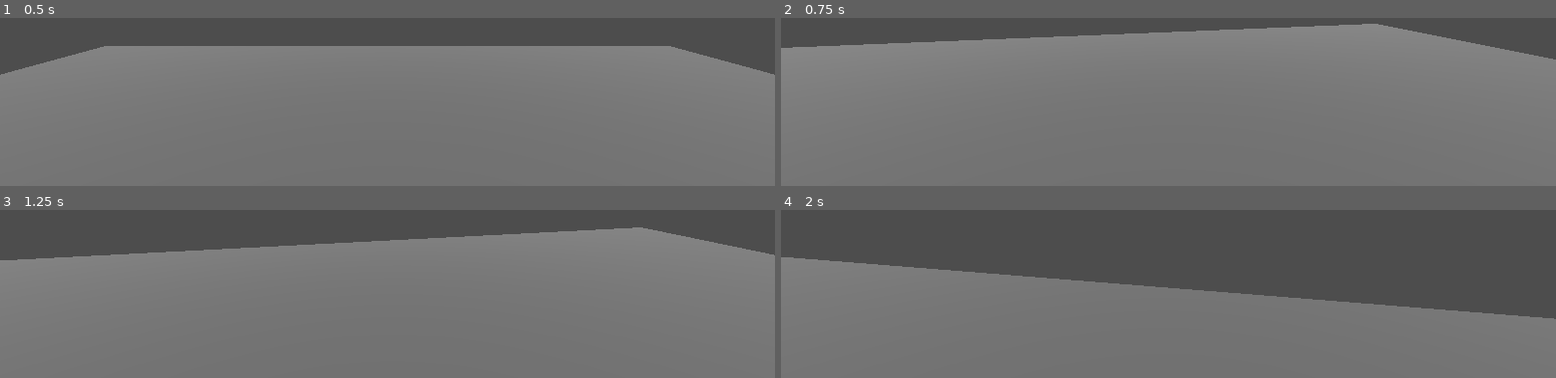
Above: before the commit, frames 1-4 (two rows, left to right).
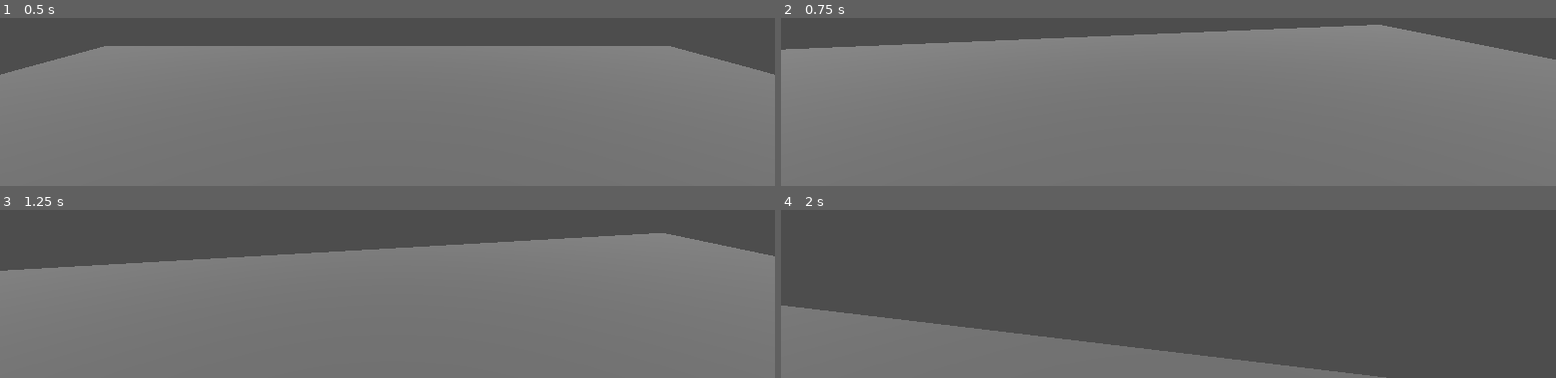
Above: after the commit, the same moments.

Repository: TheGirs0n/darkseeker
Game: Godot game, scene res://Assets/Scenes/Test/Test.tscn
The game is run twice, just before and just after one commit, with the same random seed, the same clock (stepped at 60 frames per second) and the same inputs. The project has no main scene, so this scene is started directly.
Inputs (mouse positions are in pixels of both pictures, inside the frame that each line leads up to):
- Up to frame 1 (0.5 s): no input
- Up to frame 2 (0.75 s): move the mouse to (outside the picture) at 0.52 s; hold W (move_forward) from 0.53 s (still down); hold Ctrl (crouch, bound only after the commit) from 0.53 s (still down)
- Up to frame 3 (1.25 s): keep holding W (move_forward); keep holding Ctrl (crouch, bound only after the commit)
- Up to frame 4 (2 s): keep holding W (move_forward); move the mouse to (outside the picture) at 1.27 s; release Ctrl (crouch, bound only after the commit) at 1.28 s; tap Ctrl (crouch, bound only after the commit) at 1.35 s

Frame 1 is identical in both runs. In frame 2, 0.7% of the frame differs, in the area x 0-100%, y 3-25%; in frame 3, 4.3%; in frame 4, 37%, in the area x 0-100%, y 28-100%.

Commit message:
try crouch

Diff:
--- a/Assets/Scenes/Player/Player.tscn
+++ b/Assets/Scenes/Player/Player.tscn
@@ -1,7 +1,7 @@
 [gd_scene format=3 uid="uid://dkrcrsnqbpuyl"]
 
 [ext_resource type="Script" uid="uid://cq2lr8u5tvsbw" path="res://Assets/Scripts/Player/PlayerMoveComponent.gd" id="1_0ljjw"]
-[ext_resource type="Script" uid="uid://bf4f023qj4u5t" path="res://Assets/Scenes/Player/PlayerCameraFreeLook.gd" id="2_na1c3"]
+[ext_resource type="Script" uid="uid://bf4f023qj4u5t" path="res://Assets/Scripts/Player/PlayerCameraFreeLook.gd" id="2_na1c3"]
 
 [sub_resource type="CapsuleMesh" id="CapsuleMesh_egllq"]
 
@@ -10,7 +10,7 @@
 
 [sub_resource type="CapsuleShape3D" id="CapsuleShape3D_g6cvi"]
 
-[node name="CharacterBody3D" type="CharacterBody3D" unique_id=1528644025]
+[node name="Player" type="CharacterBody3D" unique_id=1528644025]
 
 [node name="MeshInstance3D2" type="MeshInstance3D" parent="." unique_id=512565378]
 mesh = SubResource("CapsuleMesh_egllq")
@@ -19,9 +19,14 @@
 [node name="CollisionShape3D" type="CollisionShape3D" parent="." unique_id=1273721330]
 shape = SubResource("CapsuleShape3D_g6cvi")
 
-[node name="PlayerMoveComponent" type="Node" parent="." unique_id=37439615]
+[node name="PlayerMoveComponent" type="Node" parent="." unique_id=37439615 node_paths=PackedStringArray("head", "collision_shape")]
 script = ExtResource("1_0ljjw")
-move_speed = 4.0
+walk_height = 2.0
+walk_eyes_y_pos = 1.0
+crouch_height = 1.0
+crouch_eyes_y_pos = 0.5
+head = NodePath("../Head")
+collision_shape = NodePath("../CollisionShape3D")
 
 [node name="Head" type="Node3D" parent="." unique_id=68283594 node_paths=PackedStringArray("camera")]
 transform = Transform3D(1, 0, 0, 0, 1, 0, 0, 0, 1, 0, 1, 0)
--- a/Assets/Scenes/Player/PlayerCameraFreeLook.gd
+++ b/Assets/Scripts/Player/PlayerCameraFreeLook.gd
@@ -15,6 +15,10 @@
 func _input(event: InputEvent) -> void:
 	if event is InputEventMouseMotion:
 		_rotate(-event.relative.x, -event.relative.y)
+	elif event is InputEventAction:
+		if event.is_action_pressed("pause"):
+			print("ESC")
+			Input.mouse_mode = Input.MOUSE_MODE_VISIBLE
 
 
 func _rotate(x_position : float, y_position : float):
--- a/Assets/Scripts/Player/PlayerMoveComponent.gd
+++ b/Assets/Scripts/Player/PlayerMoveComponent.gd
@@ -1,25 +1,50 @@
 extends Node
 class_name PlayerMoveComponent
 
-@export var move_speed : float = 5
+@export_group("Normal State")
+@export var walk_speed : float = 5
+@export var walk_height : float
+@export var walk_eyes_y_pos : float
+
+@export_group("Crouch State")
+@export var crouch_speed : float = 3
+@export var crouch_height : float = 3
+@export var crouch_eyes_y_pos : float
+
+@export_group("Shapes")
+@export var head : Node3D
+@export var collision_shape : CollisionShape3D
+
 
 const GRAVITY_FORCE : float = 9.8
 var input_direction : Vector2 = Vector2.ZERO
 
+var move_speed : float = 0
 var body_to_move : CharacterBody3D = null
+
+var is_crouch : bool
 
 func _ready() -> void:
 	body_to_move = get_parent()
+	move_speed = walk_speed
+
+
+func _input(event: InputEvent) -> void:
+	if event is InputEventAction:
+		if Input.is_action_pressed("crouch"):
+			is_crouch = !is_crouch
+			move_speed = crouch_speed if is_crouch else walk_speed
 
 
 func _physics_process(delta: float) -> void:
 	apply_gravity(delta)
-	move()
+	normal_move()
+	crouch_move()
 
 	body_to_move.move_and_slide()
 
 
-func move():
+func normal_move():
 	input_direction = Input.get_vector("move_left", "move_right", "move_forward", "move_back")
 	var updated_direction = body_to_move.transform.basis * Vector3(input_direction.x, 0, input_direction.y)
 
@@ -31,6 +56,15 @@
 		body_to_move.velocity.z = 0
 
 
+func crouch_move():
+	if is_crouch:
+		collision_shape.shape.height = crouch_height
+		head.position.y = crouch_eyes_y_pos
+	else:
+		collision_shape.shape.height = walk_height
+		head.position.y = walk_eyes_y_pos
+
+
 func apply_gravity(delta : float):
 	if not body_to_move.is_on_floor():
 		body_to_move.velocity.y -= GRAVITY_FORCE * delta
--- a/project.godot
+++ b/project.godot
@@ -54,6 +54,11 @@
 "events": [Object(InputEventKey,"resource_local_to_scene":false,"resource_name":"","device":-1,"window_id":0,"alt_press …(195 unchanged characters)…
 ]
 }
+crouch={
+"deadzone": 0.2,
+"events": [Object(InputEventKey,"resource_local_to_scene":false,"resource_name":"","device":-1,"window_id":0,"alt_pressed":false,"shift_pressed":false,"ctrl_pressed":false,"meta_pressed":false,"pressed":false,"keycode":0,"physical_keycode":4194326,"key_label":0,"unicode":0,"location":0,"echo":false,"script":null)
+]
+}
 
 [physics]
 
Renamed: Assets/Scenes/Player/PlayerCameraFreeLook.gd.uid -> Assets/Scripts/Player/PlayerCameraFreeLook.gd.uid
